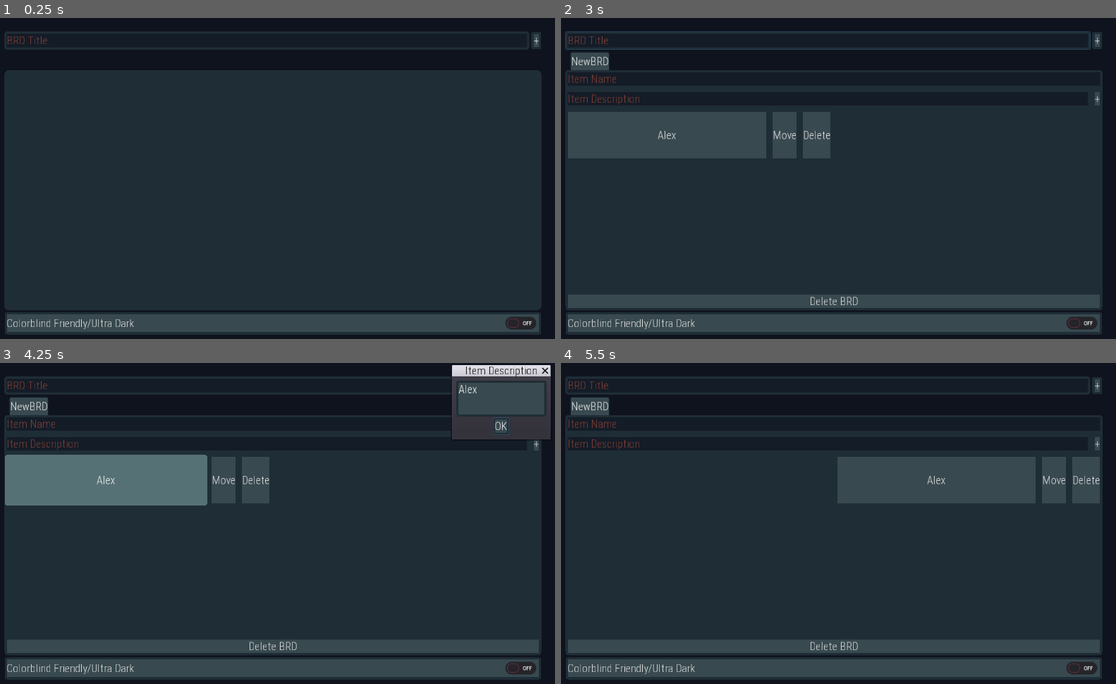
Above: before the commit, frames 1-4 (two rows, left to right).
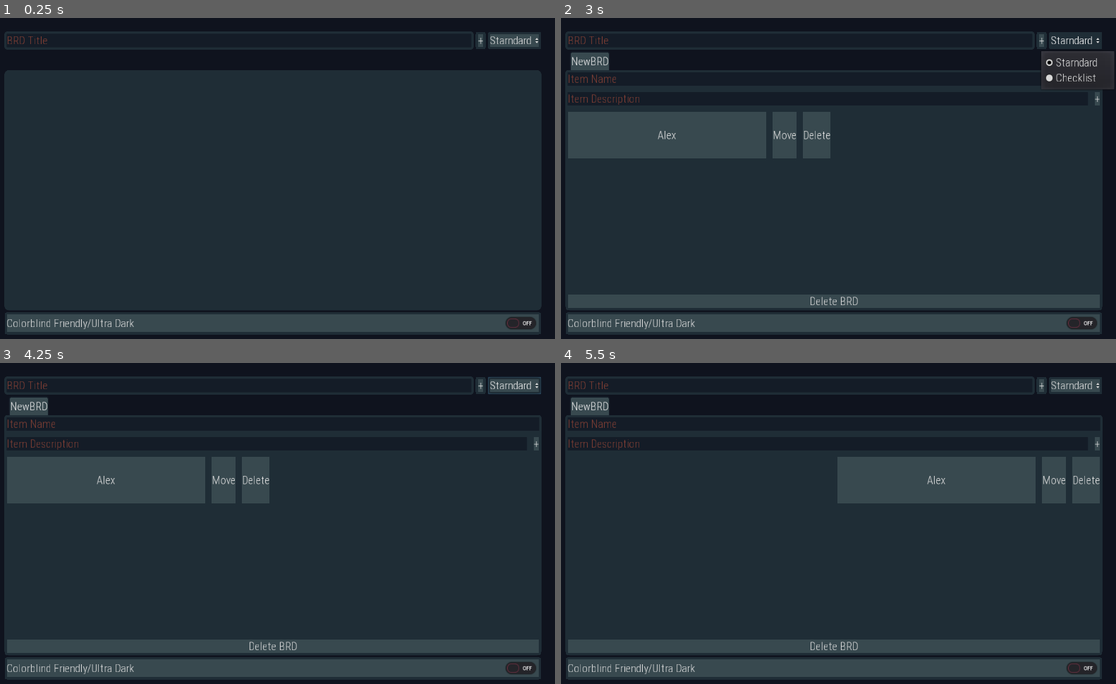
Above: after the commit, the same moments.

Repository: FunNoober/BRD-Sharp
Game: Godot game, scene res://assets/scenes/Main.tscn
Two runs of this game, one before a commit and one after it. Both use one fixed random seed, a clock stepped at 60 frames per second and the inputs below.
Inputs (mouse positions are in pixels of both pictures, inside the frame that each line leads up to):
- Up to frame 1 (0.25 s): no input
- Up to frame 2 (3 s): click "+" at 0.5 s; click (832, 78) at 1.27 s; type "Alex" at 1.35 s; click (827, 98) at 1.5 s; type "Alex" at 1.58 s; click "+" at 2 s; click (1077, 40) at 2.75 s, where only the run after the commit has a clickable "Starndard"
- Up to frame 3 (4.25 s): click "Alex" at 3.5 s
- Up to frame 4 (5.5 s): click (1060, 427) at 4.25 s, where only the run before the commit has a clickable "OK"; click "Move" at 5 s

The runs differ from the first frame. In frame 1, 0.4% of the frame differs, in the area x 85-98%, y 4-10%; in frame 2, 1.6%; in frame 3, 9.1%, in the area x 0-100%, y 0-45%; in frame 4, 0.4%.

Commit message:
Trying to Implement Checklists But I Must Sleep
WARNING: DO NOT USE CHECKLISTS YET! THEY ARE CURRENTLY UNSTABLE!

Diff:
--- a/program_files/assets/prefabs/NewItem.tscn
+++ b/program_files/assets/prefabs/NewItem.tscn
@@ -11,49 +11,50 @@
 script = ExtResource( 1 )
 
 [node name="Control" type="HBoxContainer" parent="."]
-margin_right = 1024.0
+margin_right = 863.0
 margin_bottom = 92.0
 size_flags_horizontal = 3
 
 [node name="ScrollContainer" type="ScrollContainer" parent="Control"]
-margin_right = 833.0
+margin_right = 672.0
 margin_bottom = 92.0
 size_flags_horizontal = 3
 size_flags_vertical = 3
 
 [node name="Contents" type="Button" parent="Control/ScrollContainer"]
-margin_right = 833.0
+margin_right = 672.0
 margin_bottom = 92.0
 size_flags_horizontal = 3
 size_flags_vertical = 3
 
 [node name="MoveButton" type="Button" parent="Control"]
-margin_left = 837.0
-margin_right = 884.0
+margin_left = 676.0
+margin_right = 723.0
 margin_bottom = 92.0
 text = "Move"
 
 [node name="OpenButton" type="Button" parent="Control"]
-margin_left = 888.0
-margin_right = 965.0
+margin_left = 727.0
+margin_right = 804.0
 margin_bottom = 92.0
 text = "Open Link"
 
 [node name="DeleteButton" type="Button" parent="Control"]
-margin_left = 969.0
-margin_right = 1024.0
+margin_left = 808.0
+margin_right = 863.0
 margin_bottom = 92.0
 text = "Delete"
 
 [node name="ConfirmationDialog" type="AcceptDialog" parent="."]
-margin_left = 890.0
+visible = true
+margin_left = 867.0
 margin_right = 1024.0
 margin_bottom = 92.0
 popup_exclusive = true
 window_title = "Item Description"
 resizable = true
-dialog_text = "Contents
-Description"
+dialog_text = "Item description"
+dialog_autowrap = true
 
 [connection signal="pressed" from="Control/ScrollContainer/Contents" to="." method="_on_Contents_pressed"]
 [connection signal="pressed" from="Control/MoveButton" to="." method="_on_MoveButton_pressed"]
--- /dev/null
+++ b/program_files/assets/prefabs/NewToDoItem.tscn
@@ -0,0 +1,32 @@
+[gd_scene load_steps=2 format=2]
+
+[ext_resource path="res://scripts/NewToDoItem.gd" type="Script" id=1]
+
+[node name="NewToDoItem" type="HBoxContainer"]
+anchor_right = 1.0
+margin_bottom = 92.0
+rect_min_size = Vector2( 0, 92 )
+size_flags_horizontal = 3
+script = ExtResource( 1 )
+
+[node name="MarkAsDoneBox" type="CheckBox" parent="."]
+margin_right = 117.0
+margin_bottom = 92.0
+text = "Mark As Done"
+
+[node name="Label" type="RichTextLabel" parent="."]
+margin_left = 121.0
+margin_right = 965.0
+margin_bottom = 92.0
+size_flags_horizontal = 3
+size_flags_vertical = 7
+bbcode_enabled = true
+
+[node name="DeleteButton" type="Button" parent="."]
+margin_left = 969.0
+margin_right = 1024.0
+margin_bottom = 92.0
+text = "Delete"
+
+[connection signal="toggled" from="MarkAsDoneBox" to="." method="_on_MarkAsDoneBox_toggled"]
+[connection signal="pressed" from="DeleteButton" to="." method="_on_DeleteButton_pressed"]
--- /dev/null
+++ b/program_files/assets/prefabs/NewToDoList.tscn
@@ -0,0 +1,63 @@
+[gd_scene load_steps=2 format=2]
+
+[ext_resource path="res://scripts/NewToDoList.gd" type="Script" id=1]
+
+[node name="NewToDoList" type="Tabs"]
+anchor_right = 1.0
+anchor_bottom = 1.0
+size_flags_horizontal = 3
+size_flags_vertical = 3
+script = ExtResource( 1 )
+
+[node name="Items" type="VBoxContainer" parent="."]
+anchor_right = 1.0
+anchor_bottom = 1.0
+size_flags_horizontal = 3
+size_flags_vertical = 3
+
+[node name="TopBar" type="HBoxContainer" parent="Items"]
+margin_right = 1024.0
+margin_bottom = 24.0
+
+[node name="NewToDoText" type="LineEdit" parent="Items/TopBar"]
+margin_right = 1000.0
+margin_bottom = 24.0
+size_flags_horizontal = 3
+size_flags_vertical = 3
+placeholder_text = "New ToDo Text"
+
+[node name="AddToDoButton" type="Button" parent="Items/TopBar"]
+margin_left = 1004.0
+margin_right = 1024.0
+margin_bottom = 24.0
+text = "+"
+
+[node name="Items" type="Control" parent="Items"]
+margin_top = 28.0
+margin_right = 1024.0
+margin_bottom = 576.0
+grow_vertical = 0
+size_flags_horizontal = 3
+size_flags_vertical = 3
+
+[node name="DeleteBRDButton" type="Button" parent="Items"]
+margin_top = 580.0
+margin_right = 1024.0
+margin_bottom = 600.0
+text = "Delete BRD"
+
+[node name="ConfirmationDialog" type="ConfirmationDialog" parent="."]
+anchor_left = 0.5
+anchor_top = 0.5
+anchor_right = 0.5
+anchor_bottom = 0.5
+margin_left = -100.0
+margin_top = -35.0
+margin_right = 100.0
+margin_bottom = 35.0
+dialog_text = "Are you sure?"
+
+[connection signal="text_entered" from="Items/TopBar/NewToDoText" to="." method="_on_NewToDoText_text_entered"]
+[connection signal="pressed" from="Items/TopBar/AddToDoButton" to="." method="_on_AddToDoButton_pressed"]
+[connection signal="pressed" from="Items/DeleteBRDButton" to="." method="_on_DeleteBRDButton_pressed"]
+[connection signal="confirmed" from="ConfirmationDialog" to="." method="_on_ConfirmationDialog_confirmed"]
--- a/program_files/assets/scenes/Main.tscn
+++ b/program_files/assets/scenes/Main.tscn
@@ -26,18 +26,26 @@
 margin_bottom = 32.0
 
 [node name="NewBRDText" type="LineEdit" parent="MainContainer/TopMainBar"]
-margin_right = 952.0
+margin_right = 851.0
 margin_bottom = 32.0
 size_flags_horizontal = 3
 size_flags_vertical = 3
 placeholder_text = "BRD Title"
 
 [node name="AddBRDButton" type="Button" parent="MainContainer/TopMainBar"]
-margin_left = 956.0
-margin_right = 974.0
+margin_left = 855.0
+margin_right = 873.0
 margin_bottom = 32.0
 size_flags_vertical = 3
 text = "+"
+
+[node name="TypeButton" type="OptionButton" parent="MainContainer/TopMainBar"]
+margin_left = 877.0
+margin_right = 974.0
+margin_bottom = 32.0
+text = "Starndard"
+items = [ "Starndard", null, false, 0, null, "Checklist", null, false, 1, null ]
+selected = 0
 
 [node name="BRDTabs" type="TabContainer" parent="MainContainer"]
 margin_top = 36.0
@@ -59,4 +67,5 @@
 
 [connection signal="text_entered" from="MainContainer/TopMainBar/NewBRDText" to="." method="_on_NewBRDText_text_entered"]
 [connection signal="pressed" from="MainContainer/TopMainBar/AddBRDButton" to="." method="_on_AddBRDButton_pressed"]
+[connection signal="item_selected" from="MainContainer/TopMainBar/TypeButton" to="." method="_on_TypeButton_item_selected"]
 [connection signal="pressed" from="MainContainer/ColorBlindFriendlyButton" to="." method="_on_ColorBlindFriendlyButton_pressed"]
--- a/program_files/scripts/Main.gd
+++ b/program_files/scripts/Main.gd
@@ -1,13 +1,18 @@
 extends Control
 
 var brd_name_array = []
+var checklist_name_array = []
 var data_to_store = {
-	'brd_name_array' : brd_name_array
+	'brd_name_array' : brd_name_array,
+	'checklist_name_array' : checklist_name_array
 }
 
 onready var BRD_PREFAB = load("res://assets/prefabs/NewBRD.tscn")
+onready var CHECKLIST_PREFAB = load("res://assets/prefabs/NewToDoList.tscn")
 
 const brd_main_path = "user://main.brds"
+
+var type : int = 0
 
 func _ready() -> void:
 	$MainContainer/ColorBlindFriendlyButton.pressed = ColorBlindFriendly.color_blind_enabled
@@ -20,24 +25,41 @@
 		var contents_as_dictionary = parse_json(contents_as_text)
 		data_to_store = contents_as_dictionary
 		brd_name_array = data_to_store.brd_name_array
+		checklist_name_array = data_to_store.checklist_name_array
 		for i in range(len(brd_name_array)):
-			var b = BRD_PREFAB.instance()
-			b.set_name(brd_name_array[i])
-			b.connect("delete_request", self, 'recieve_delete_request')
-			$MainContainer/BRDTabs.add_child(b)
+			create_starndard_brd(false, brd_name_array[i])
+		for i in range(len(checklist_name_array)):
+			create_checklist_brd(false, checklist_name_array[i])
 
 
 func _on_AddBRDButton_pressed() -> void:
+	if type == 0:
+		create_starndard_brd(true, $MainContainer/TopMainBar/NewBRDText.text)
+	if type == 1:
+		create_checklist_brd(true, $MainContainer/TopMainBar/NewBRDText.text)
+
+func create_starndard_brd(should_append, name):
 	var b = BRD_PREFAB.instance()
-	b.set_name($MainContainer/TopMainBar/NewBRDText.text)
-	brd_name_array.append($MainContainer/TopMainBar/NewBRDText.text)
-	b.connect("delete_request", self, 'recieve_delete_request')
+	b.set_name(name)
+	if should_append == true:
+		brd_name_array.append(name)
+	b.connect("delete_request", self, "recieve_delete_request")
+	$MainContainer/BRDTabs.add_child(b)
+	$MainContainer/TopMainBar/NewBRDText.text = ''
+	save()
+
+func create_checklist_brd(should_append, name):
+	var b = CHECKLIST_PREFAB.instance()
+	b.set_name(name)
+	if should_append == true:
+		checklist_name_array.append(name)
 	$MainContainer/BRDTabs.add_child(b)
 	$MainContainer/TopMainBar/NewBRDText.text = ''
 	save()
 
 func save():
 	data_to_store.brd_name_array = brd_name_array
+	data_to_store.checklist_name_array = checklist_name_array
 	var f = File.new()
 	f.open(brd_main_path, f.WRITE)
 	f.store_string(JSON.print(data_to_store))
@@ -62,10 +84,10 @@
 
 
 func _on_NewBRDText_text_entered(new_text: String) -> void:
-	var b = BRD_PREFAB.instance()
-	b.set_name($MainContainer/TopMainBar/NewBRDText.text)
-	brd_name_array.append($MainContainer/TopMainBar/NewBRDText.text)
-	b.connect("delete_request", self, 'recieve_delete_request')
-	$MainContainer/BRDTabs.add_child(b)
-	$MainContainer/TopMainBar/NewBRDText.text = ''
-	save()
+	if type == 0:
+		create_starndard_brd(true, $MainContainer/TopMainBar/NewBRDText.text)
+	if type == 1:
+		create_checklist_brd(true, $MainContainer/TopMainBar/NewBRDText.text)
+
+func _on_TypeButton_item_selected(index: int) -> void:
+	type = index
--- a/program_files/scripts/NewBRD.gd
+++ b/program_files/scripts/NewBRD.gd
@@ -99,7 +99,6 @@
 	pass
 
 func recieve_delete_request(id, object):
-
 	cur_index -= 1
 	items_id_array.erase(id)
 	items_complete_array.erase(object.is_done)
--- /dev/null
+++ b/program_files/scripts/NewToDoItem.gd
@@ -0,0 +1,26 @@
+extends HBoxContainer
+
+var is_done : bool = false
+var index : int
+var new_string : String
+
+signal delete_request(index, object)
+signal task_state_change(index, is_done, new_string)
+
+func _ready() -> void:
+	$Label.bbcode_text = $Label.bbcode_text.replace("[s]", "")
+
+func _on_MarkAsDoneBox_toggled(button_pressed: bool) -> void:
+	new_string = $Label.bbcode_text
+	is_done = button_pressed
+	if is_done == true:
+		new_string = new_string.insert(0, "[s]")
+		new_string = new_string.insert(len(new_string), '[s]')
+		$Label.bbcode_text = new_string
+	else:
+		new_string = new_string.replace("[s]", "")
+		$Label.bbcode_text = new_string
+	emit_signal("task_state_change", index, is_done, new_string)
+
+func _on_DeleteButton_pressed() -> void:
+	emit_signal("delete_request", index, self)
--- /dev/null
+++ b/program_files/scripts/NewToDoList.gd
@@ -0,0 +1,73 @@
+extends Tabs
+
+var items_name_array = []
+
+var data_to_store = {
+	'items_array' : items_name_array,
+	'cur_index' : cur_index
+}
+
+var cur_index : int = 0
+
+onready var new_item = load("res://assets/prefabs/NewToDoItem.tscn")
+
+signal delete_request(object, name)
+
+func _ready() -> void:
+	var d = Directory.new()
+	if d.file_exists("user://" + name + ".brdchecklist"):
+		var f = File.new()
+		f.open("user://" + name + ".brdchecklist", f.READ)
+		var contents_as_text = f.get_as_text()
+		var contents_as_dictionary = parse_json(contents_as_text)
+		data_to_store = contents_as_dictionary
+		items_name_array = data_to_store.items_array
+		for i in range(len(items_name_array)):
+			create_new_item(items_name_array[i], false)
+
+func save():
+	data_to_store.items_array = items_name_array
+	data_to_store.cur_index = cur_index
+	var f = File.new()
+	f.open("user://" + name + ".brdchecklist", f.WRITE)
+	f.store_string(JSON.print(data_to_store))
+	f.close()
+
+func _on_DeleteBRDButton_pressed() -> void:
+	$ConfirmationDialog.popup()
+
+func create_new_item(contents, should_append):
+	var i = new_item.instance()
+	i.get_node("Label").bbcode_text = contents
+	i.index = cur_index
+	if should_append == true:
+		items_name_array.append(contents)
+		cur_index += 1
+	$Items/TopBar/NewToDoText.text = ''
+	i.connect("delete_request", self, "handle_delete_request")
+	i.connect("task_state_change", self, "handle_task_state_changed")
+	save()
+	return i
+
+func handle_delete_request(index, object):
+	items_name_array.erase(object.get_node("Label").bbcode_text)
+	object.queue_free()
+	cur_index -= 1
+	save()
+
+func handle_task_state_changed(index, is_done, new_string):
+	#ToDo: Erase old string from array and append new string
+	pass
+
+func _on_ConfirmationDialog_confirmed() -> void:
+	var dir = Directory.new()
+	dir.remove("user://" + self.name + ".brd")
+	emit_signal("delete_request", self, self.name)
+
+func _on_NewToDoText_text_entered(new_text: String) -> void:
+	var loc_i = create_new_item($Items/TopBar/NewToDoText.text, true)
+	$Items/Items.add_child(loc_i)
+
+func _on_AddToDoButton_pressed() -> void:
+	var loc_i = create_new_item($Items/TopBar/NewToDoText.text, true)
+	$Items/Items.add_child(loc_i)
